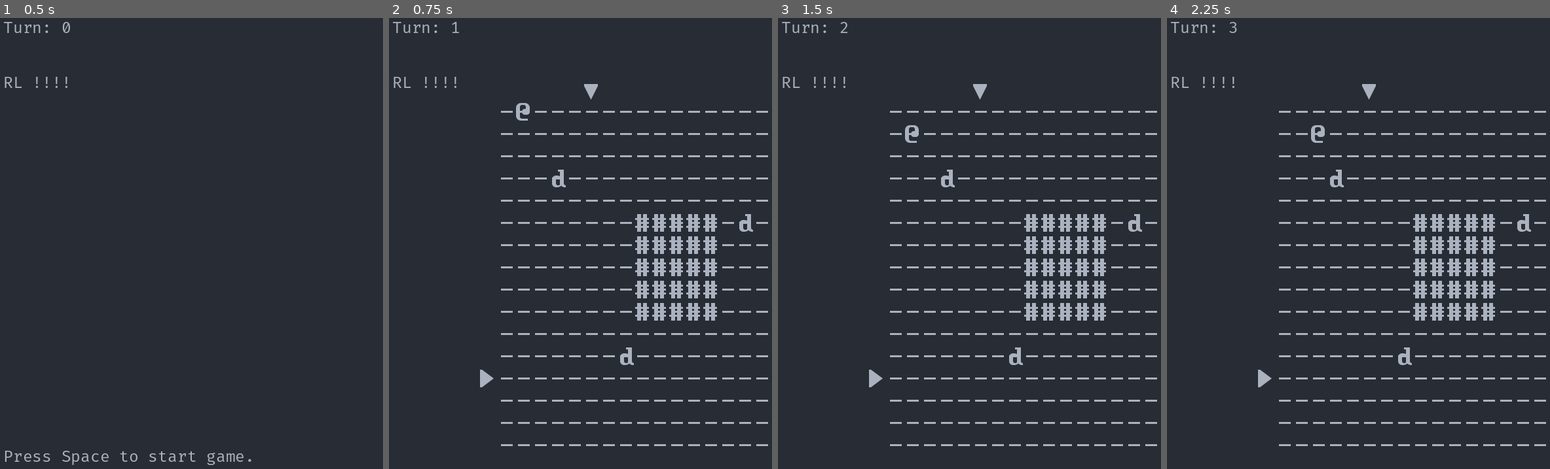
Above: before the commit, frames 1-4 (left to right).
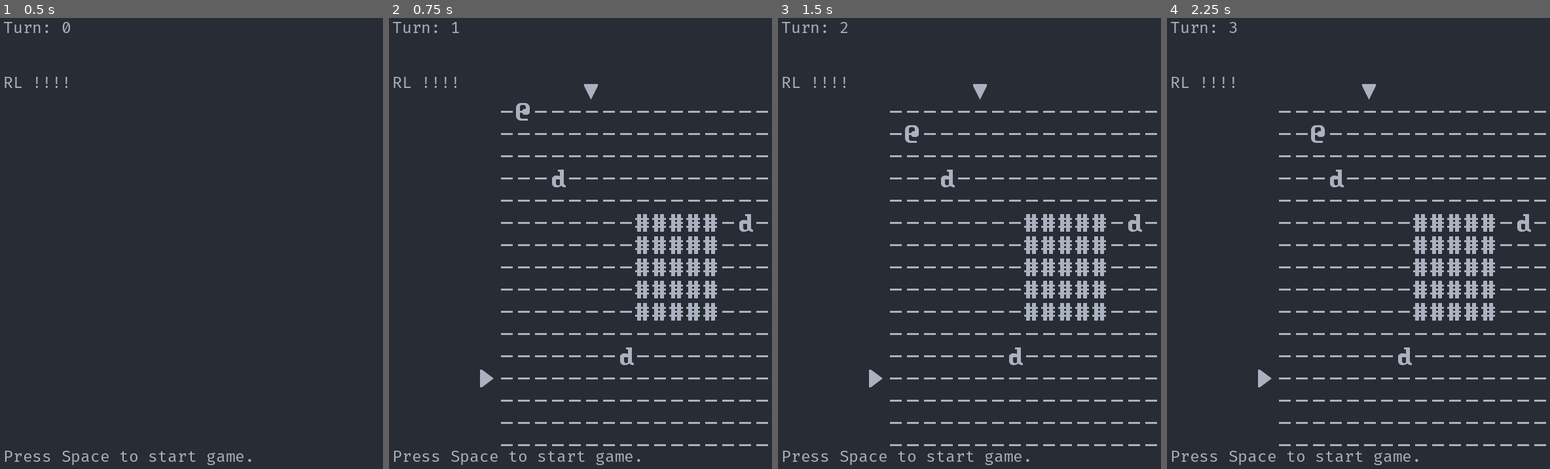
Above: after the commit, the same moments.

Repository: benjaminfrs/DragonsDescent
Game: Godot game, scene res://scene/main/main.tscn
The game is run twice, just before and just after one commit, with the same random seed, the same clock (stepped at 60 frames per second) and the same inputs.
Inputs:
- Up to frame 1 (0.5 s): no input
- Up to frame 2 (0.75 s): tap Space (init_world) at 0.5, 0.6 s; hold Right (move_right) from 0.53 s (still down)
- Up to frame 3 (1.5 s): tap Space (init_world) at 1.25, 1.35 s; release Right (move_right) at 1.28 s; hold Down (move_down) from 1.28 s (still down)
- Up to frame 4 (2.25 s): tap Space (init_world) at 2, 2.1 s; release Down (move_down) at 2.03 s; hold Right (move_right) from 2.03 s (still down)

Frame 1 is identical in both runs. In frame 2, 0.4% of the frame differs, in the area x 1-66%, y 95-100%; in frame 3, 0.4%; in frame 4, 0.4%.

Commit message:
Let top level root node handle resource loading for children to centralize file loading and signal connection.

Diff:
--- a/lib/ConvertCoords.gd
+++ b/lib/ConvertCoords.gd
@@ -3,14 +3,14 @@
 const STEP_X: int = 26
 const STEP_Y: int = 34
 
-func vector_to_array(vector_coord: Vector2) -> Array:
+static func vector_to_array(vector_coord: Vector2) -> Array:
 	var x: int = ((vector_coord.x - START_X) / STEP_X) as int
 	var y: int = ((vector_coord.y - START_Y) / STEP_Y) as int
 
 	return [x, y]
 
 
-func index_to_vector(x: int, y: int,
+static func index_to_vector(x: int, y: int,
 	x_offset: int = 0, y_offset: int = 0) -> Vector2:
 	var x_vector: int = START_X + STEP_X * x + x_offset
 	var y_vector: int = START_Y + STEP_Y * y + y_offset
--- a/lib/InputName.gd
+++ b/lib/InputName.gd
@@ -4,3 +4,4 @@
 const MOVE_DOWN: String = "move_down"
 
 const INIT_WORLD: String = "init_world"
+const RELOAD: String = "reload"
--- /dev/null
+++ b/lib/RootNodeTemplate.gd
@@ -0,0 +1,56 @@
+extends Node
+
+# "/root/MainScene"
+var _path_to_self: String
+# [signal_name, func_name, source_node, target_node]
+var _signal_bind: Array
+# [target_var_name, source_node, target_node]
+var _node_ref: Array
+# [target_var_name, source_lib, target_node]
+var _lib_ref: Array
+
+
+func _init(_signal: Array = [], _node: Array = [], _lib: Array = []):
+	_signal_bind = _signal
+	_node_ref = _node
+	_lib_ref = _lib
+
+
+func _ready():
+	_set_path()
+	_set_signal()
+	_set_node_ref()
+	_set_lib_ref()
+
+
+func _set_path():
+	_path_to_self = get_path()
+
+
+func _set_signal():
+
+	for s in _signal_bind:
+		# [signal_name, func_name, source_node, target_node]
+		for i in range(3, len(s)):
+			print("get_node({source}).{signal_name}.connect(get_node({target}).{func})".format(
+				{"source":_get_path(s[2]), "signal_name":s[0], "target":_get_path(s[i]), "func":s[1]}))
+			get_node(_get_path(s[2]))[s[0]].connect(get_node(_get_path(s[i]))[s[1]])
+
+func _set_node_ref():
+	for n in _node_ref:
+		# [target_var_name, source_node, target_node]
+		for i in range(2, len(n)):
+			print("get_node(_get_path({target_node}))[{target_name}] = get_node(_get_path({source}))".format(
+				{"target_node":n[i], "target_name":n[0], "source":n[1]}))
+			get_node(_get_path(n[i]))[n[0]] = get_node(_get_path(n[1]))
+
+func _set_lib_ref():
+	for n in _lib_ref:
+		var res = load(n[1]).new()
+		for i in range(2, len(n)):
+			get_node(_get_path(n[i]))[n[0]] = res
+
+
+func _get_path(path_to_node: String) -> String:
+	#print("{0}/{1}".format([_path_to_self, path_to_node]))
+	return "{0}/{1}".format([_path_to_self, path_to_node])
--- a/scene/main/World/DungeonGrid.gd
+++ b/scene/main/World/DungeonGrid.gd
@@ -2,18 +2,20 @@
 
 signal illegal_move(message)
 
-const InitWorld := preload("res://scene/main/World/InitWorld.gd")
-var _ref_InitWorld: InitWorld
+var _ref_InitWorld
 
-var _new_DungeonSize := preload("res://lib/DungeonSize.gd").new()
-var _new_ConvertCoords := preload("res://lib/ConvertCoords.gd").new()
-var _new_GroupName := preload("res://lib/GroupName.gd").new()
+var _new_DungeonSize
+var _new_ConvertCoords
+var _new_GroupName
 
 const Floor := preload("res://sprite/floor_sprite.tscn")
 
 var _arr : Array
 
 func _ready() -> void:
+	pass
+
+func _on_Main_game_ready():
 	_arr.resize(_new_DungeonSize.MAX_X * _new_DungeonSize.MAX_Y)
 	_arr.fill(0)
 
@@ -46,8 +48,8 @@
 
 
 func _on_InitWorld_sprite_created(new_sprite: Sprite2D):
-	var pos := _new_ConvertCoords.vector_to_array(new_sprite.position)
-	print(pos, new_sprite.get_groups())
+	var pos = _new_ConvertCoords.vector_to_array(new_sprite.position)
+	#print(pos, new_sprite.get_groups())
 	set_sprite_at_pos(pos[0], pos[1], new_sprite)
 
 func _on_RemoveObject_sprite_removed(sprite: Sprite2D, x: int, y: int):
--- a/scene/main/World/EnemyAI.gd
+++ b/scene/main/World/EnemyAI.gd
@@ -1,9 +1,8 @@
 extends Node2D
 
-const Schedule := preload("res://scene/main/World/Schedule.gd")
-var _ref_Schedule: Schedule
+var _ref_Schedule
 
-var _new_GroupName := preload("res://lib/GroupName.gd").new()
+var _new_GroupName
 
 
 func _on_Schedule_turn_started(current_sprite: Sprite2D) -> void:
--- a/scene/main/World/InitWorld.gd
+++ b/scene/main/World/InitWorld.gd
@@ -9,10 +9,10 @@
 const yArrow := preload("res://sprite/y_sprite.tscn")
 const Wall := preload("res://sprite/wall_sprite.tscn")
 
-var _new_GroupName := preload("res://lib/GroupName.gd").new()
-var _new_ConvertCoords := preload("res://lib/ConvertCoords.gd").new()
-var _new_DungeonSize := preload("res://lib/DungeonSize.gd").new()
-var _new_InputName := preload("res://lib/InputName.gd").new()
+var _new_GroupName
+var _new_ConvertCoords
+var _new_DungeonSize
+var _new_InputName
 
 func _unhandled_input(event: InputEvent) -> void:
 	if event.is_action_pressed(_new_InputName.INIT_WORLD):
@@ -66,14 +66,13 @@
 		x_offset: int = 0, y_offset: int = 0) -> void:
 
 	var new_sprite: Sprite2D = prefab.instantiate() as Sprite2D
-	new_sprite.position = _new_ConvertCoords.index_to_vector(
-			x, y, x_offset, y_offset)
+	new_sprite.position = _new_ConvertCoords.index_to_vector(x, y, x_offset, y_offset)
 	new_sprite.add_to_group(group)
 
 	add_child(new_sprite)
 	emit_signal("sprite_created", new_sprite)
-	if new_sprite.is_in_group(_new_GroupName.PC):
-		print(new_sprite.get_groups())
+	#if new_sprite.is_in_group(_new_GroupName.PC):
+		#print(new_sprite.get_groups())
 
 # Called every frame. 'delta' is the elapsed time since the previous frame.
 #func _process(delta):
--- a/scene/main/World/PCAttack.gd
+++ b/scene/main/World/PCAttack.gd
@@ -2,14 +2,11 @@
 
 signal pc_attacked(message)
 
-const DungeonGrid := preload("res://scene/main/World/DungeonGrid.gd")
-var _ref_DungeonGrid: DungeonGrid
-const Schedule := preload("res://scene/main/World/Schedule.gd")
-var _ref_Schedule: Schedule
-const RemoveObject := preload("res://scene/main/World/RemoveObject.gd")
-var _ref_RemoveObject: RemoveObject
+var _ref_DungeonGrid
+var _ref_Schedule
+var _ref_RemoveObject
 
-var _new_GroupName := preload("res://lib/GroupName.gd").new()
+var _new_GroupName
 
 # Called when the node enters the scene tree for the first time.
 func _ready():
--- a/scene/main/World/PCMove.gd
+++ b/scene/main/World/PCMove.gd
@@ -1,29 +1,31 @@
 extends Node2D
 
-const Schedule := preload("res://scene/main/World/Schedule.gd")
-var _ref_Schedule: Schedule
+#const Schedule := preload("res://scene/main/World/Schedule.gd")
+var _ref_Schedule
 
-const DungeonGrid := preload("res://scene/main/World/DungeonGrid.gd")
-var _ref_DungeonGrid: DungeonGrid
+var _ref_DungeonGrid
 
-var _new_ConvertCoord := preload("res://lib/ConvertCoords.gd").new()
-var _new_InputName := preload("res://lib/InputName.gd").new()
-var _new_GroupName := preload("res://lib/GroupName.gd").new()
+var _new_ConvertCoords
+var _new_InputName
+var _new_GroupName
 
 var _pc: Sprite2D
 
-var _move_inputs: Array = [
-	_new_InputName.MOVE_LEFT,
-	_new_InputName.MOVE_RIGHT,
-	_new_InputName.MOVE_UP,
-	_new_InputName.MOVE_DOWN,
-]
+var _move_inputs: Array
 
 func _ready() -> void:
 	set_process_unhandled_input(false)
 
+func _on_Main_game_ready():
+	_move_inputs = [
+		_new_InputName.MOVE_LEFT,
+		_new_InputName.MOVE_RIGHT,
+		_new_InputName.MOVE_UP,
+		_new_InputName.MOVE_DOWN,
+	]
+
 func _unhandled_input(event: InputEvent) -> void:
-	var source: Array = _new_ConvertCoord.vector_to_array(_pc.position)
+	var source: Array = _new_ConvertCoords.vector_to_array(_pc.position)
 	var target: Array
 
 	if _is_move_input(event):
@@ -62,11 +64,11 @@
 
 	return [x, y]
 
-func _try_move(x: int, y: int) -> void:
+func _try_move(x: int, y: int):
 	if _ref_DungeonGrid.is_legal_move(x, y):
 		if _ref_DungeonGrid.check_sprite_group_at_pos(x, y) == _new_GroupName.DWARF:
 			set_process_unhandled_input(false)
 			get_node("PCAttack").attack(x, y)
 		else:
-			_pc.position = _new_ConvertCoord.index_to_vector(x, y)
+			_pc.position = _new_ConvertCoords.index_to_vector(x, y)
 		_ref_Schedule.end_turn()
--- a/scene/main/World/RemoveObject.gd
+++ b/scene/main/World/RemoveObject.gd
@@ -1,7 +1,6 @@
 extends Node2D
 
-const DungeonGrid := preload("res://scene/main/World/DungeonGrid.gd")
-var _ref_DungeonGrid: DungeonGrid
+var _ref_DungeonGrid
 
 signal sprite_removed(remove_sprite, x, y)
 
--- a/scene/main/World/Schedule.gd
+++ b/scene/main/World/Schedule.gd
@@ -5,7 +5,7 @@
 
 var _pointer: int = 0
 
-var _new_GroupName := preload("res://lib/GroupName.gd").new()
+var _new_GroupName
 var _actors: Array = [null]
 
 func end_turn() -> void:
--- a/scene/main/World/World.gd
+++ b/scene/main/World/World.gd
@@ -2,30 +2,3 @@
 
 func _ready():
 	pass
-#	get_node("DungeonGrid").illegal_move.connect($MainGUI/MainHBox/ModeLine._on_DungeonGrid_illegal_move)
-
-	#get_node("InitWorld").sprite_created.connect(get_node("PCMove")._on_InitWorld_sprite_created)
-	#get_node("InitWorld").sprite_created.connect(get_node("Schedule")._on_InitWorld_sprite_created)
-	#get_node("InitWorld").sprite_created.connect(get_node("DungeonGrid")._on_InitWorld_sprite_created)
-
-#	#$PCMove/PCAttack.pc_attacked.connect($MainGUI/MainHBox/ModeLine._on_PCAttack_pc_attacked)
-
-	#get_node("Schedule").turn_started.connect(get_node("PCMove")._on_Schedule_turn_started)
-	#get_node("Schedule").turn_started.connect(get_node("EnemyAI")._on_Schedule_turn_started)
-#	#get_node("Schedule").turn_started.connect($MainGUI/SidebarVBox._on_Schedule_turn_started)
-#	#get_node("Schedule").turn_ended.connect($MainGUI/MainHBox/ModeLine._on_Schedule_turn_ended)
-
-	#get_node("RemoveObject").sprite_removed.connect(get_node("DungeonGrid")._on_RemoveObject_sprite_removed)
-	#get_node("RemoveObject").sprite_removed.connect(get_node("Schedule")._on_RemoveObject_sprite_removed)
-
-	#get_node("DungeonGrid")._ref_InitWorld = get_node("InitWorld")
-
-	#get_node("PCMove")._ref_Schedule = get_node("Schedule")
-	#get_node("EnemyAI")._ref_Schedule = get_node("Schedule")
-	#$PCMove/PCAttack._ref_Schedule = get_node("Schedule")
-
-	#get_node("PCMove")._ref_DungeonGrid = get_node("DungeonGrid")
-	#$PCMove/PCAttack._ref_DungeonGrid = get_node("DungeonGrid")
-	#get_node("RemoveObject")._ref_DungeonGrid = get_node("DungeonGrid")
-
-	#$PCMove/PCAttack._ref_RemoveObject = get_node("RemoveObject")
--- a/scene/main/gui/ModeLine.gd
+++ b/scene/main/gui/ModeLine.gd
@@ -1,6 +1,6 @@
 extends Label
 
-var _new_GroupName := preload("res://lib/GroupName.gd").new()
+var _new_GroupName
 
 func _ready() -> void:
 	text = "Press Space to start game."
@@ -8,12 +8,13 @@
 
 func _on_Schedule_turn_ended(current_sprite: Sprite2D):
 	if current_sprite.is_in_group(_new_GroupName.PC):
-		text = ""
+		pass
+		#text = ""
 
 
-func _on_DungeonGrid_illegal_move(message: String) -> void:
+func _on_DungeonGrid_illegal_move(message: String):
 	text = message
 
 
-func _on_PCAttack_pc_attacked(message: String) -> void:
+func _on_PCAttack_pc_attacked(message: String):
 	text = message
--- a/scene/main/gui/SidebarVBox.gd
+++ b/scene/main/gui/SidebarVBox.gd
@@ -1,6 +1,6 @@
 extends VBoxContainer
 
-var _new_GroupName := preload("res://lib/GroupName.gd").new()
+var _new_GroupName
 
 var _turn_counter: int = 0
 var _turn_text: String = "Turn: {0}"
--- a/scene/main/main.gd
+++ b/scene/main/main.gd
@@ -1,31 +1,110 @@
-extends Node
+extends "res://lib/RootNodeTemplate.gd"
+#extends Node
+
+#game ready signal
+signal game_ready()
+
+#World references
+const DUNGEON_GRID: String = "World/DungeonGrid"
+const ENEMY_AI: String = "World/EnemyAI"
+const INIT_WORLD: String = "World/InitWorld"
+const PC_MOVE: String = "World/PCMove"
+const PC_ATTACK: String = "World/PCMove/PCAttack"
+const SCHEDULE: String = "World/Schedule"
+const REMOVE_OBJECT: String = "World/RemoveObject"
+const WORLD: String = ""
+
+#GUI references
+const MODELINE: String = "MainGUI/MainHBox/ModeLine"
+const SIDEBAR: String = "MainGUI/SidebarVBox"
+
+const SIGNAL_BIND: Array = [
+	[
+		"illegal_move", "_on_DungeonGrid_illegal_move",
+		DUNGEON_GRID,
+		MODELINE,
+	],
+	[
+		"sprite_created", "_on_InitWorld_sprite_created",
+		INIT_WORLD,
+		PC_MOVE, SCHEDULE, DUNGEON_GRID,
+	],
+	[
+		"pc_attacked", "_on_PCAttack_pc_attacked",
+		PC_ATTACK,
+		MODELINE,
+	],
+	[
+		"turn_started", "_on_Schedule_turn_started",
+		SCHEDULE,
+		ENEMY_AI, PC_MOVE, SIDEBAR,
+	],
+	[
+		"turn_ended", "_on_Schedule_turn_ended",
+		SCHEDULE,
+		MODELINE,
+	],
+	[
+		"sprite_removed", "_on_RemoveObject_sprite_removed",
+		REMOVE_OBJECT,
+		DUNGEON_GRID, SCHEDULE,
+	],
+	[
+		"game_ready", "_on_Main_game_ready",
+		WORLD,
+		PC_MOVE, DUNGEON_GRID,
+	],
+]
+
+const NODE_REF: Array = [
+	[
+		"_ref_DungeonGrid",
+		DUNGEON_GRID,
+		PC_MOVE, PC_ATTACK, REMOVE_OBJECT,
+	],
+	[
+		"_ref_InitWorld",
+		INIT_WORLD,
+		DUNGEON_GRID,
+	],
+	[
+		"_ref_Schedule",
+		SCHEDULE,
+		PC_MOVE, PC_ATTACK, ENEMY_AI,
+	],
+	[
+		"_ref_RemoveObject",
+		REMOVE_OBJECT,
+		PC_ATTACK,
+	],
+]
+
+const LIB_REF: Array = [
+	[
+	"_new_ConvertCoords",
+	"res://lib/ConvertCoords.gd",
+	INIT_WORLD, PC_MOVE, DUNGEON_GRID,
+	],
+	[
+	"_new_DungeonSize",
+	"res://lib/DungeonSize.gd",
+	INIT_WORLD, DUNGEON_GRID,
+	],
+	[
+	"_new_GroupName",
+	"res://lib/GroupName.gd",
+	INIT_WORLD, PC_MOVE, PC_ATTACK, SCHEDULE, ENEMY_AI, DUNGEON_GRID, MODELINE, SIDEBAR,
+	],
+	[
+	"_new_InputName",
+	"res://lib/InputName.gd",
+	INIT_WORLD, PC_MOVE,
+	],
+]
+
+func _init():
+	super._init(SIGNAL_BIND, NODE_REF, LIB_REF)
 
 func _ready():
-	get_node("World/DungeonGrid").illegal_move.connect(get_node("MainGUI/MainHBox/ModeLine")._on_DungeonGrid_illegal_move)
-
-	get_node("World/InitWorld").sprite_created.connect(get_node("World/PCMove")._on_InitWorld_sprite_created)
-	get_node("World/InitWorld").sprite_created.connect(get_node("World/Schedule")._on_InitWorld_sprite_created)
-	get_node("World/InitWorld").sprite_created.connect(get_node("World/DungeonGrid")._on_InitWorld_sprite_created)
-
-	$World/PCMove/PCAttack.pc_attacked.connect(get_node("MainGUI/MainHBox/ModeLine")._on_PCAttack_pc_attacked)
-
-	get_node("World/Schedule").turn_started.connect(get_node("World/PCMove")._on_Schedule_turn_started)
-	get_node("World/Schedule").turn_started.connect(get_node("World/EnemyAI")._on_Schedule_turn_started)
-	get_node("World/Schedule").turn_started.connect(get_node("MainGUI/SidebarVBox")._on_Schedule_turn_started)
-
-	get_node("World/Schedule").turn_ended.connect(get_node("MainGUI/MainHBox/ModeLine")._on_Schedule_turn_ended)
-
-	get_node("World/RemoveObject").sprite_removed.connect(get_node("World/DungeonGrid")._on_RemoveObject_sprite_removed)
-	get_node("World/RemoveObject").sprite_removed.connect(get_node("World/Schedule")._on_RemoveObject_sprite_removed)
-
-	get_node("World/DungeonGrid")._ref_InitWorld = get_node("World/InitWorld")
-
-	get_node("World/PCMove")._ref_Schedule = get_node("World/Schedule")
-	get_node("World/EnemyAI")._ref_Schedule = get_node("World/Schedule")
-	$World/PCMove/PCAttack._ref_Schedule = get_node("World/Schedule")
-
-	get_node("World/PCMove")._ref_DungeonGrid = get_node("World/DungeonGrid")
-	$World/PCMove/PCAttack._ref_DungeonGrid = get_node("World/DungeonGrid")
-	get_node("World/RemoveObject")._ref_DungeonGrid = get_node("World/DungeonGrid")
-
-	$World/PCMove/PCAttack._ref_RemoveObject = get_node("World/RemoveObject")
+	super._ready()
+	emit_signal("game_ready")
